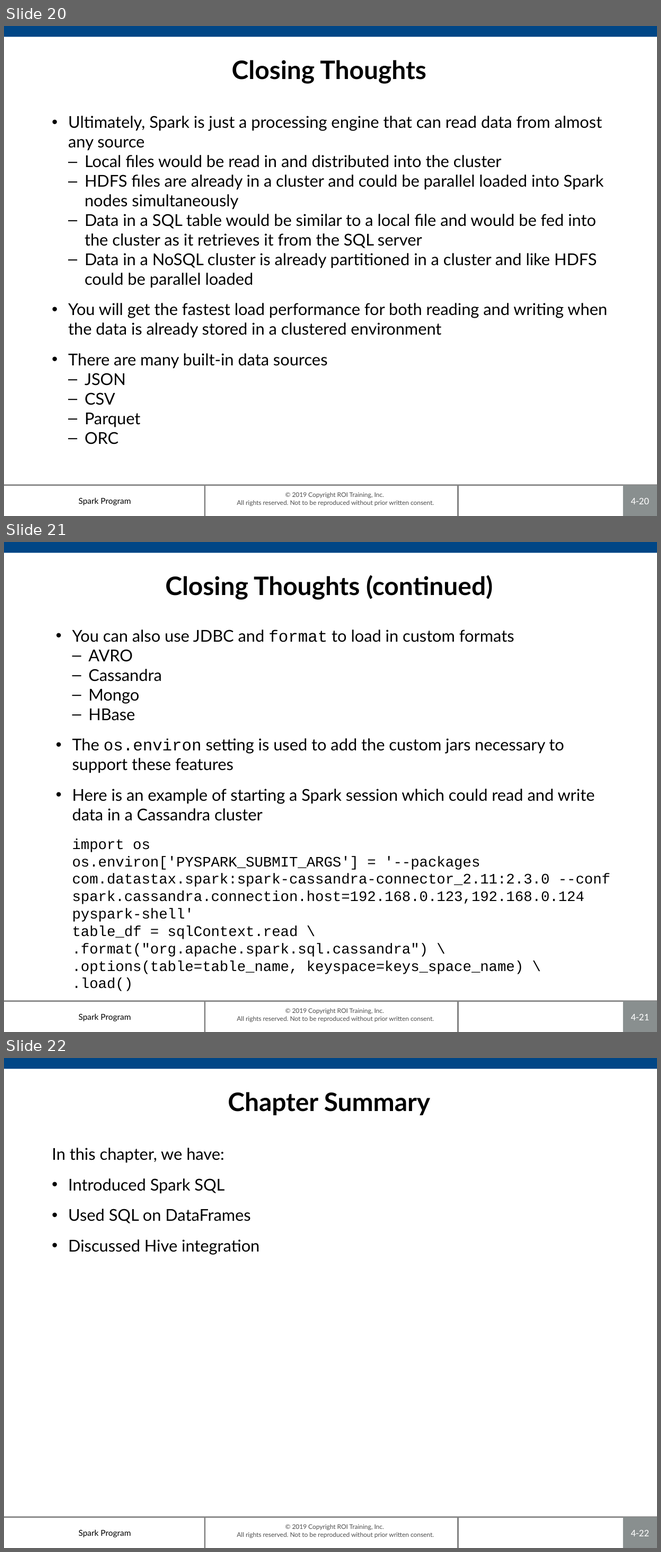
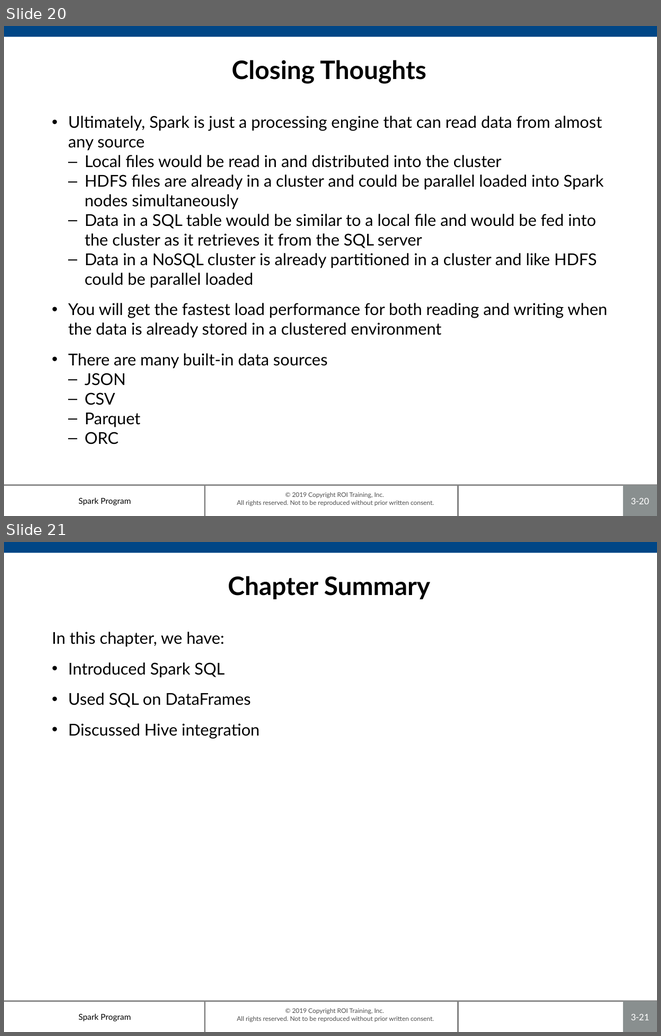
Before and after one commit to roitraining/SparkProgram, a slide deck: Day3/Day3_SparkSQL.pptx. Shown one above the other, each under a label of ours: slides 20, 21 and 22 before the commit, slides 20 and 21 after it. The pictures are 661x1552 and 661x1036 pixels, drawn with LibreOffice and Linux fonts; fonts in the diff are those of the drawing; background and template pictures are left out. Boxes give left, top, right and bottom in pixels: in the first picture for what was removed or moved away, otherwise in the second. Text is boxed around its words. In the diff, an @@ line names an element or a change of style, - is before the commit and + after.

```diff
--- a/Day3/Day3_SparkSQL.pptx
+++ b/Day3/Day3_SparkSQL.pptx
@@ slide 21 removed at (4,542,657,1032), background #FFFFFF; not listed: 7 template elements that a slide beside it also shows @@
@@ title removed at (165,575,493,600) @@
-Closing Thoughts (continued)
@@ text removed at (72,629,610,991) @@
-• You can also use JDBC and format to load in custom formats
-  – AVRO
-  – Cassandra
-  – Mongo
-  – HBase
-• The os.environ setting is used to add the custom jars necessary to support these features
-• Here is an example of starting a Spark session which could read and write data in a Cassandra cluster
-  import os
-  os.environ['PYSPARK_SUBMIT_ARGS'] = '--packages com.datastax.spark:spark-cassandra-connector_2.11:2.3.0 --conf spark.cassandra.connection.host=192.168.0.123,192.168.0.124 pyspark-shell'
-  table_df = sqlContext.read \
-  .format("org.apache.spark.sql.cassandra") \
-  .options(table=table_name, keyspace=keys_space_name) \
-  .load()
@@ page number at (631,498,649,504): text changed @@
-4-20
+3-20
@@ what was slide 22 is now slide 21 @@
@@ page number at (631,1014,649,1020): text changed @@
-4-22
+3-21
```
Also in this commit, not shown: 1 slide changed, 1 other file.
